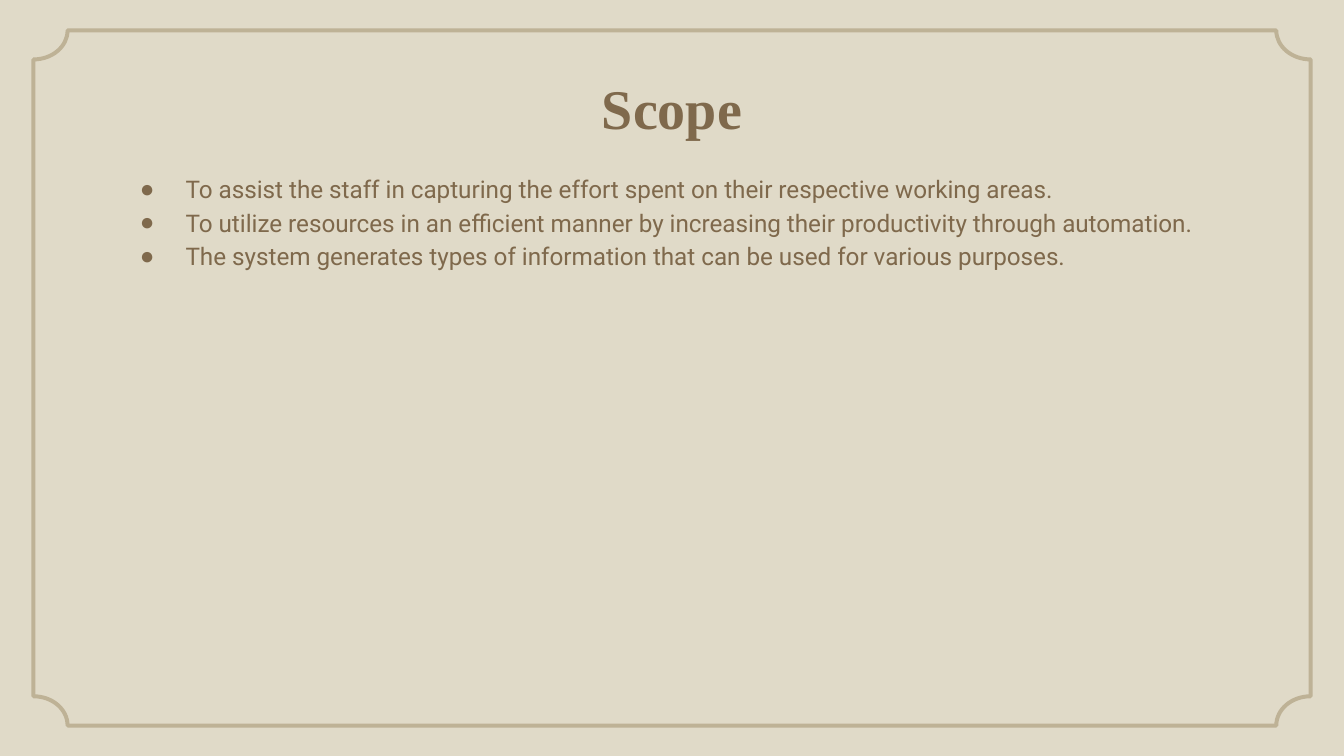
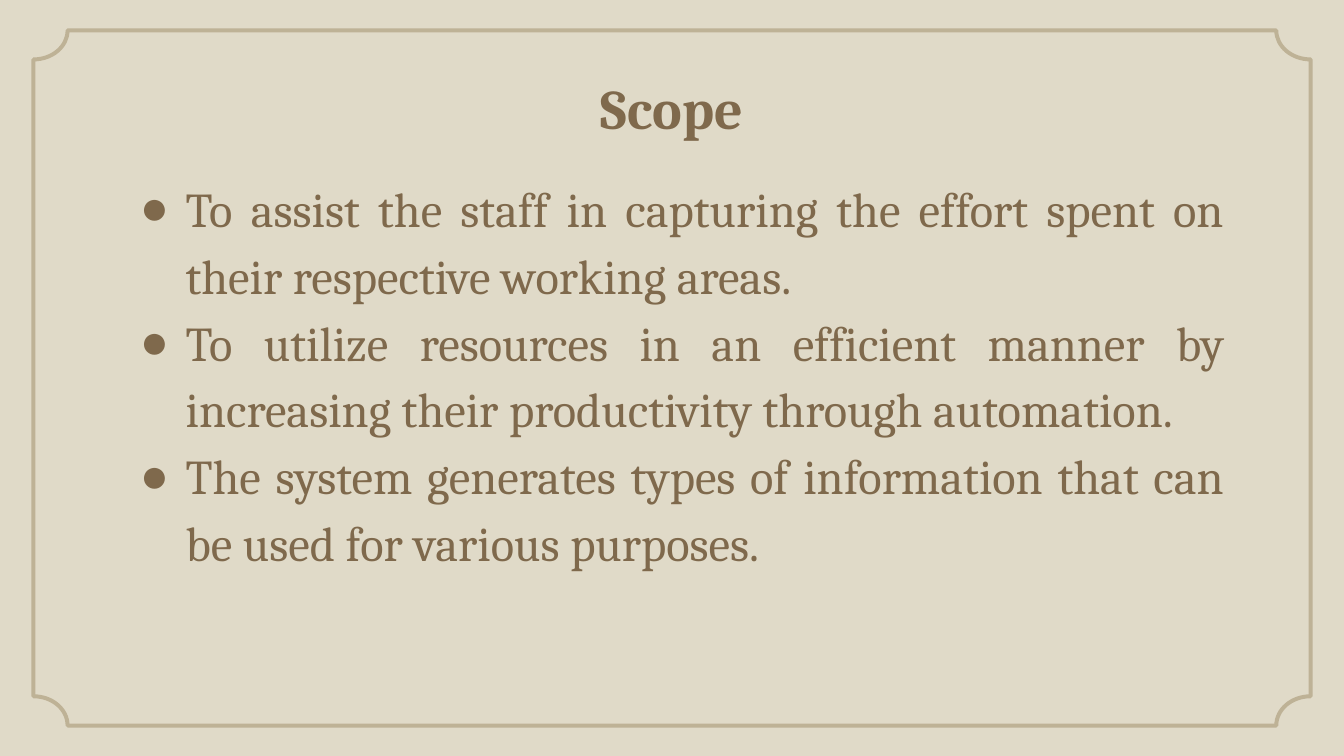
Before and after one commit to Andipstha/theFusion-Project-I, a slide deck: slide 6 of Documentation/LBMS_Presentation.pptx. Drawn at 1344x756 pixels with LibreOffice and Linux fonts; fonts in the diff are those of the drawing; background and template pictures are left out. Boxes give left, top, right and bottom in pixels: in the first picture for what was removed or moved away, otherwise in the second. Text is boxed around its words. In the diff, an @@ line names an element or a change of style, - is before the commit and + after.

```diff
--- a/Documentation/LBMS_Presentation.pptx
+++ b/Documentation/LBMS_Presentation.pptx
@@ title "Scope" at (601,91,743,141): font Times New Roman to Cambria @@
@@ text "To assist the staff in ..." at (186,192,1224,571): size 13 to 26 pt, font Roboto to Cambria @@
```
Also in this commit, not shown: 9 other slides changed, 2 other files.
